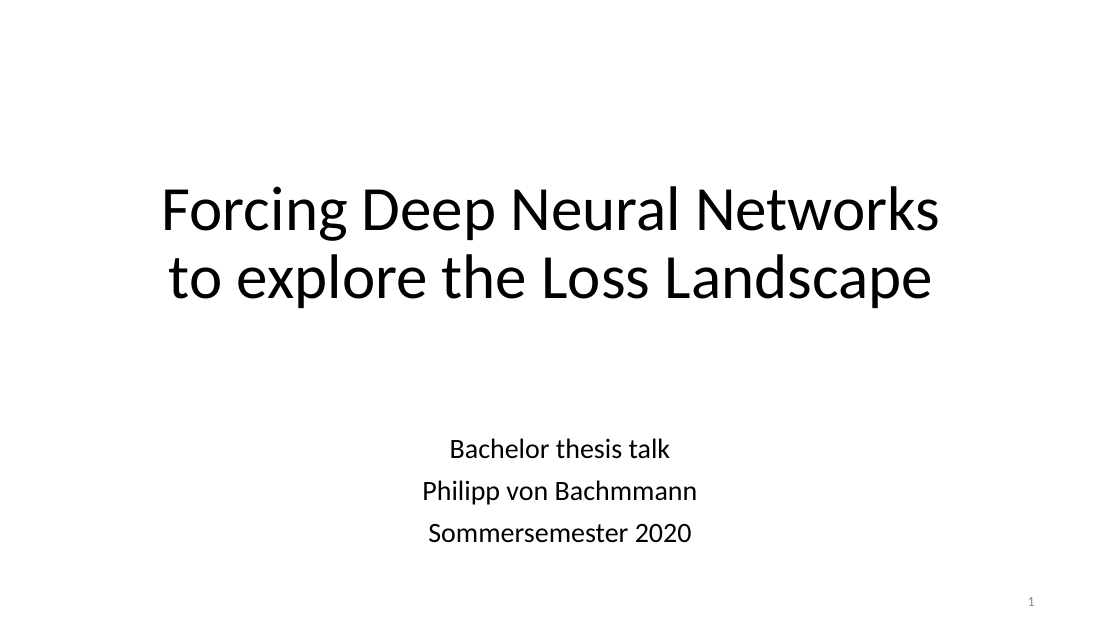
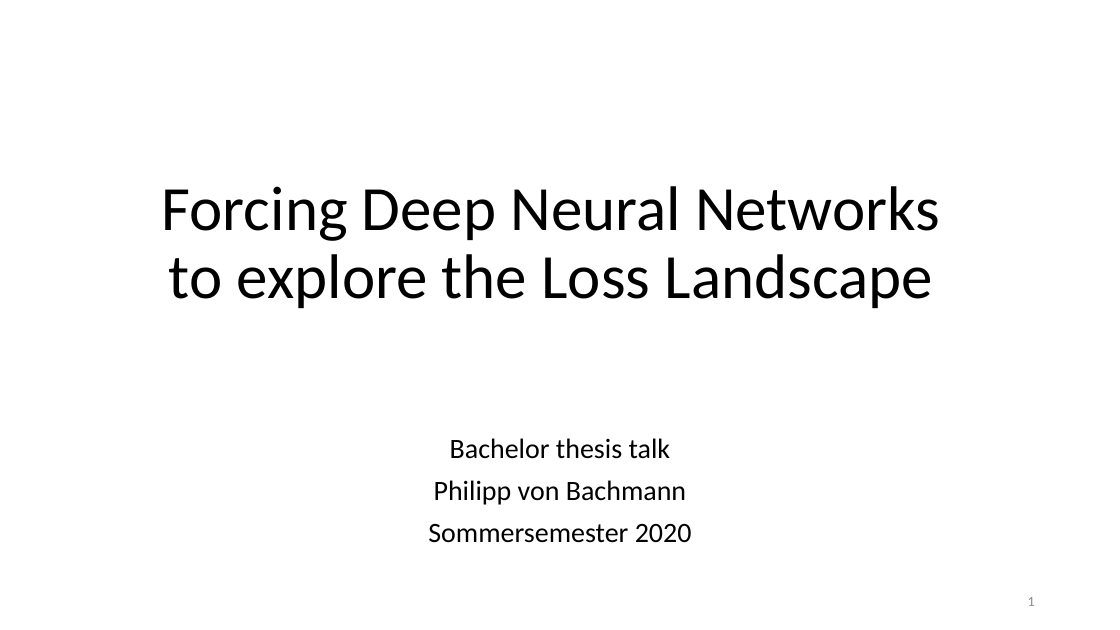
Before and after one commit to philippvb/Bachelorarbeit, a slide deck: slide 1 of presentation/Bachelorthesis_Presentation_final.odp. Drawn at 1120x630 pixels with LibreOffice and Linux fonts; fonts in the diff are those of the drawing. Boxes give left, top, right and bottom in pixels: in the first picture for what was removed or moved away, otherwise in the second. Text is boxed around its words. In the diff, an @@ line names an element or a change of style, - is before the commit and + after.

```diff
--- a/presentation/Bachelorthesis_Presentation_final.odp
+++ b/presentation/Bachelorthesis_Presentation_final.odp
@@ subtitle at (x1=434, y1=480, x2=686, y2=505): text changed @@
-Philipp von Bachmmann
+Philipp von Bachmann
```
Also in this commit, not shown: 13 other slides changed, 1 slide added, 2 slides removed, 12 other files.
